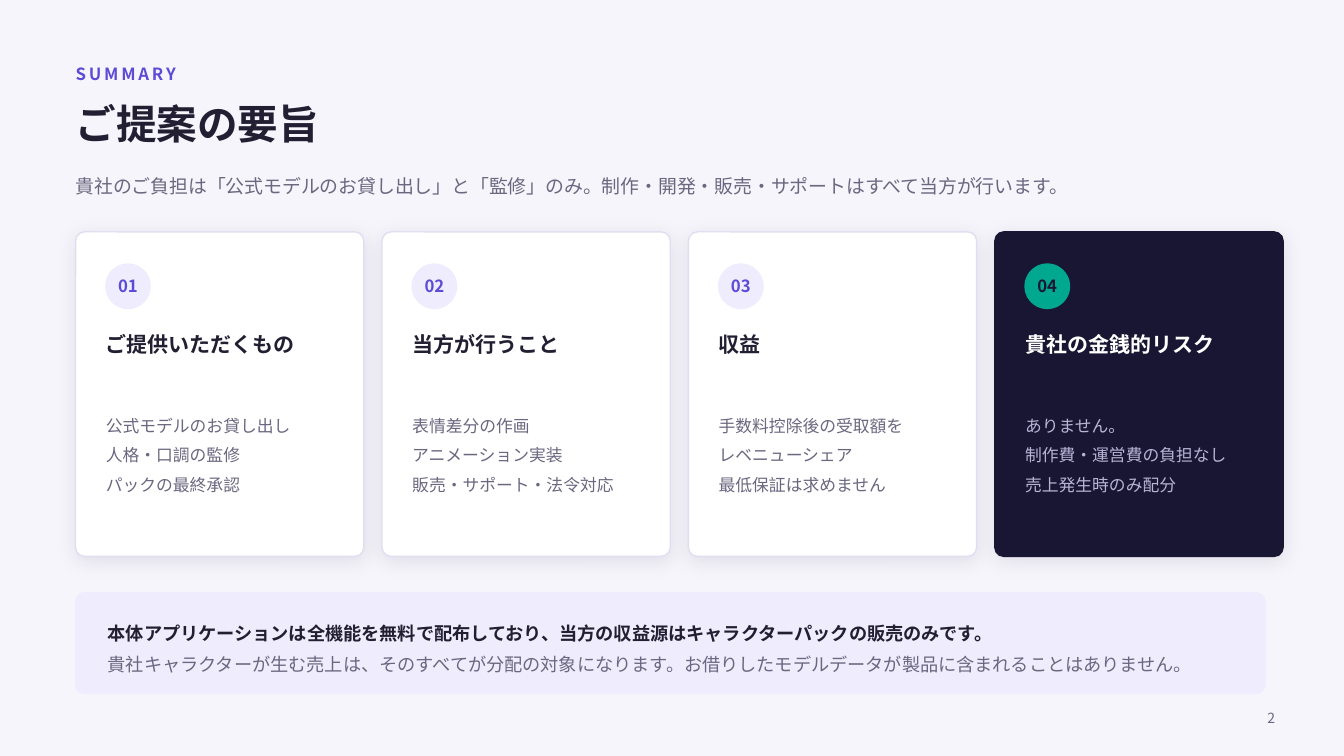
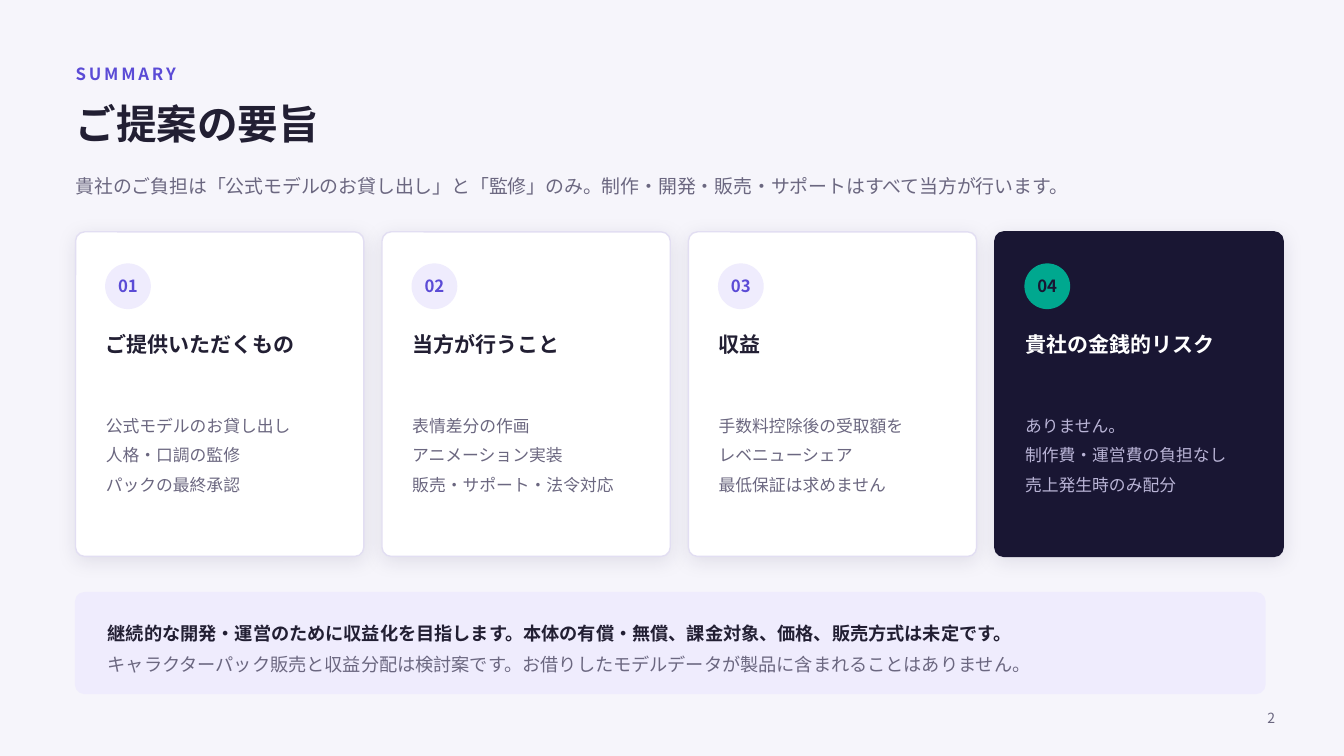
Before and after one commit to benybeny777/PicoAgent, a slide deck: slide 2 of docs/IP-PROPOSAL-VTUBER.pptx. Drawn at 1344x756 pixels with LibreOffice and Linux fonts; fonts in the diff are those of the drawing. Boxes give left, top, right and bottom in pixels: in the first picture for what was removed or moved away, otherwise in the second. Text is boxed around its words. In the diff, an @@ line names an element or a change of style, - is before the commit and + after.

Commit message:
docs: 収益化の方法と本体価格を未定へ訂正

```diff
--- a/docs/IP-PROPOSAL-VTUBER.pptx
+++ b/docs/IP-PROPOSAL-VTUBER.pptx
@@ text at bbox=[108, 624, 1031, 673]: text changed @@
-本体アプリケーションは全機能を無料で配布しており、当方の収益源はキャラクターパックの販売のみです。
-貴社キャラクターが生む売上は、そのすべてが分配の対象になります。お借りしたモデルデータが製品に含まれることはありません。
+継続的な開発・運営のために収益化を目指します。本体の有償・無償、課金対象、価格、販売方式は未定です。
+キャラクターパック販売と収益分配は検討案です。お借りしたモデルデータが製品に含まれることはありません。
```
Also in this commit, not shown: 7 other files.
